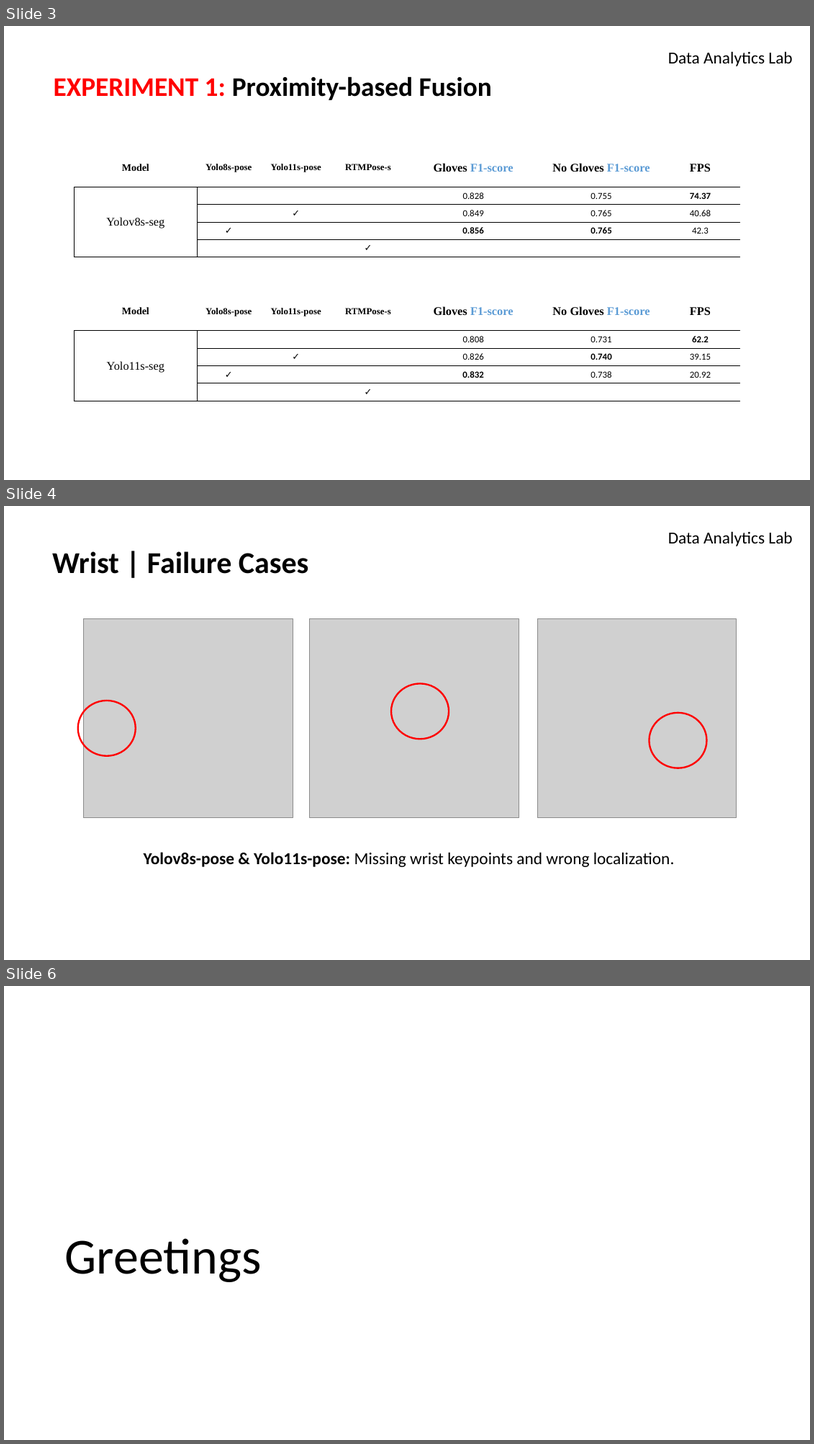
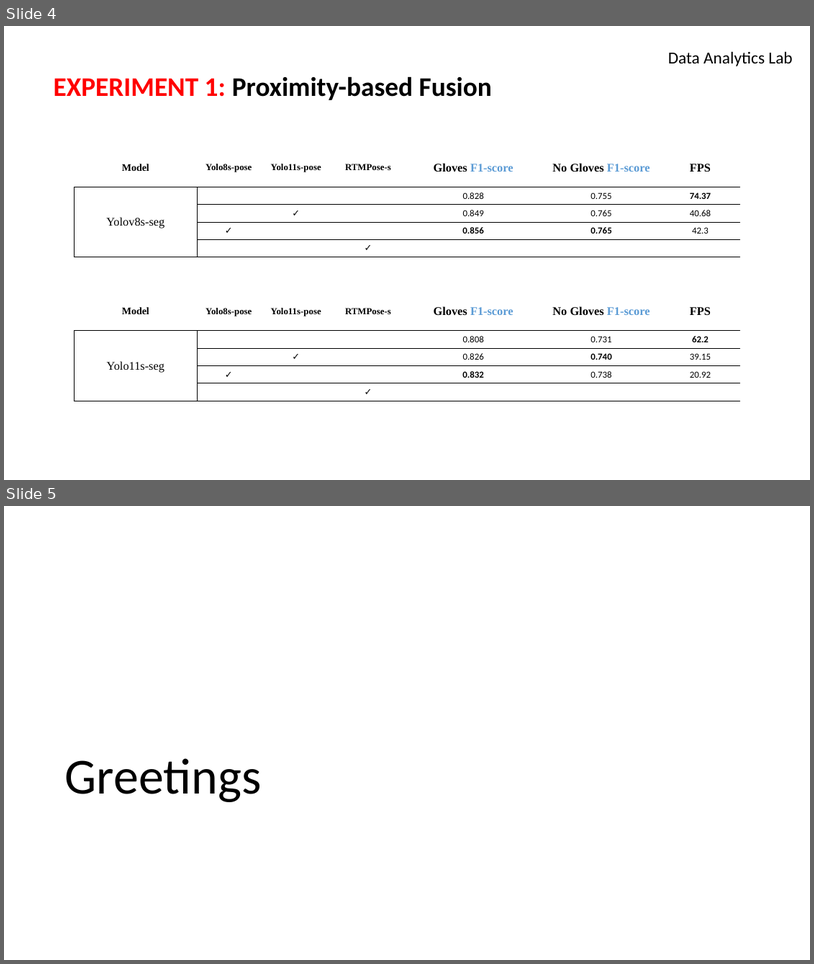
Before and after one commit to azimjaan21/ablation-yolov8m-seg-, a slide deck: experiment [17.07].pptx. Shown one above the other, each under a label of ours: slides 3, 4 and 6 before the commit, slides 4 and 5 after it; the slides between them are not shown. The pictures are 814x1444 and 814x964 pixels, drawn with LibreOffice and Linux fonts; fonts in the diff are those of the drawing; grey boxes stand for pictures; background and template pictures are left out. Boxes give left, top, right and bottom in pixels: in the first picture for what was removed or moved away, otherwise in the second. Text is boxed around its words. In the diff, an @@ line names an element or a change of style, - is before the commit and + after.

```diff
--- a/experiment [17.07].pptx
+++ b/experiment [17.07].pptx
@@ slide 4 removed at [4, 506, 810, 960], background #FFFFFF; not listed: 1 template element that a slide beside it also shows @@
@@ title removed at [52, 551, 309, 574] @@
-Wrist | Failure Cases
@@ picture removed at [83, 618, 293, 818] @@
@@ picture removed at [310, 618, 520, 818] @@
@@ picture removed at [538, 618, 736, 818] @@
@@ ellipse removed at [392, 683, 449, 739] @@
@@ ellipse removed at [78, 700, 135, 756] @@
@@ ellipse removed at [650, 713, 707, 769] @@
@@ text removed at [144, 852, 675, 867] @@
-Yolov8s-pose & Yolo11s-pose: Missing wrist keypoints and wrong localization.
@@ what was slide 3 is now slide 4 @@
@@ what was slide 6 is now slide 5 @@
```
Also in this commit, not shown: 2 slides changed, 1 slide added, 1 other slide removed, 3 other files.
